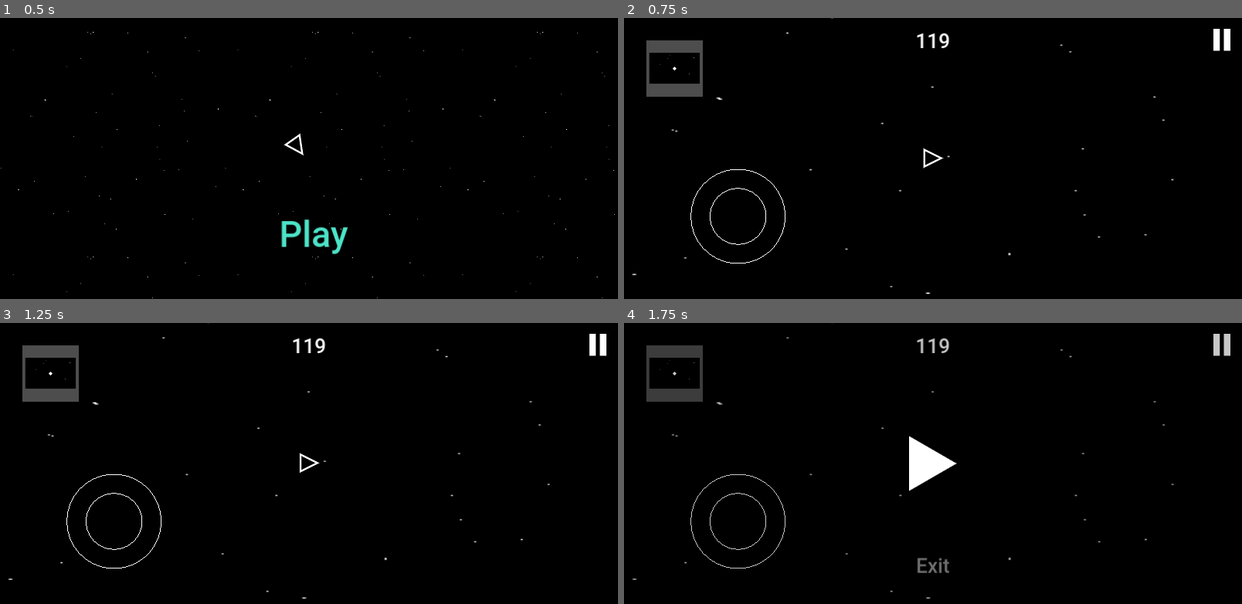
Above: before the commit, frames 1-4 (two rows, left to right).
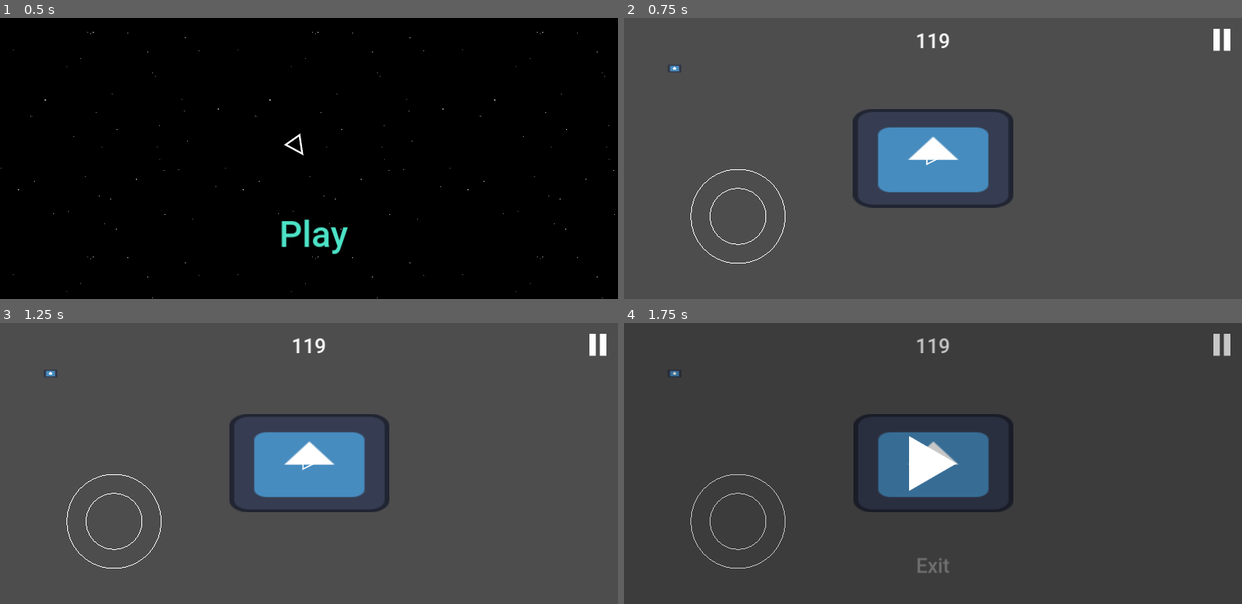
Above: after the commit, the same moments.

Repository: Ryu204/name-later
Game: Godot game, scene res://Layouts/index.tscn
The game is run twice, just before and just after one commit, with the same random seed, the same clock (stepped at 60 frames per second) and the same inputs. The engine's default icon, where the game draws it, is replaced by a stand-in: a white triangle on a blue panel in a dark square.
Inputs (mouse positions are in pixels of both pictures, inside the frame that each line leads up to):
- Up to frame 1 (0.5 s): no input
- Up to frame 2 (0.75 s): click "Play" at 0.5 s
- Up to frame 3 (1.25 s): no input
- Up to frame 4 (1.75 s): click (1223, 345) at 1.25 s

Frame 1 is identical in both runs. In frame 2, 99% of the frame differs, in the area x 0-100%, y 0-100%; in frame 3, 99%; in frame 4, 98%.

Commit message:
Separate leader and underling drones

Diff:
--- a/Components/Enemies/drone.gd
+++ b/Components/Enemies/drone.gd
@@ -8,8 +8,14 @@
 @export_group('Stats')
 @export var underlings_row_count = 3
 @export var spacing_ratio = 1.5
+# Leader attributes
 var _is_leader = true
 var _drone_holder: Node
+var _underlings: Array[Drone] = []
+# Underlings attributes
+var _leader: Drone = self
+
+const LEADER_COLOR = Color("#ff8a00")
 
 func _ready() -> void:
 	super()
@@ -21,18 +27,22 @@
 		Vector2(-width / 2.0, 0.0),
 	]))
 	if _is_leader:
-		shape.color = Color("#ff8a00")
+		shape.color = LEADER_COLOR
 		_spawn_underlings()
+		destroyed.connect(_select_new_leader)
 
 func initialize(drone_holder: Node) -> void:
 	_drone_holder = drone_holder
 
-func update(_delta: float, player_pos: Vector2, _player_vel: Vector2) -> void:
+func update(delta: float, player_pos: Vector2, _player_vel: Vector2) -> void:
 	if _is_leader:
+		shape.color = shape.color.lerp(LEADER_COLOR, 0.2 * delta)
 		shape.control_direction = player_pos - shape.global_position
+		for underling in _underlings:
+			underling.update(delta, player_pos, _player_vel)
 		return
 	# As underlyings
-	# Do simple boid movements
+	shape.control_direction = _leader.shape.control_direction
 
 func _spawn_underlings() -> void:
 	var spacing = spacing_ratio * Vector2(width, height)
@@ -52,5 +62,33 @@
 	var underling = preload(Constants.SCENE_DRONE).instantiate() as Drone
 	underling.global_position = global_position + offset
 	underling._is_leader = false
+	underling._leader = self
 	assert(is_instance_valid(_drone_holder), 'Have you set the drone holder?')
 	_drone_holder.add_child(underling)
+	_underlings.append(underling)
+	underling.destroyed.connect(func():
+		if not underling._is_leader:
+			underling._leader._on_underlying_destroyed(underling)
+	)
+
+func _select_new_leader() -> void:
+	if _underlings.is_empty(): return
+
+	var new_leader = _underlings[randi() % _underlings.size()]
+	_underlings.erase(new_leader)
+	new_leader._is_leader = true
+	new_leader._drone_holder = _drone_holder
+	new_leader._underlings = _underlings
+	new_leader._leader = new_leader
+	new_leader.reparent(get_parent())
+
+	for underling in _underlings:
+		underling._leader = new_leader
+
+	if new_leader.shape.is_queued_for_destroy():
+		new_leader._select_new_leader()
+	else:
+		new_leader.destroyed.connect(new_leader._select_new_leader)
+
+func _on_underlying_destroyed(node: Drone) -> void:
+	_underlings.erase(node)
--- a/Components/Enemies/drone.tscn
+++ b/Components/Enemies/drone.tscn
@@ -10,5 +10,5 @@
 
 [node name="Shape" parent="." instance=ExtResource("2_odm6d")]
 color = Color(1, 0.898039, 0, 1)
-force = 300.0
+force = 100.0
 damping = 0.3
--- a/Components/shape.gd
+++ b/Components/shape.gd
@@ -94,5 +94,8 @@
 
 	color.a = 0
 
+func is_queued_for_destroy() -> bool:
+	return _is_queued_destroy
+
 func _draw() -> void:
 	draw_polyline(_vertices_pos, color, width, true)
--- a/Components/shape.tscn
+++ b/Components/shape.tscn
@@ -12,4 +12,4 @@
 [node name="MinimapElement" type="Node2D" parent="."]
 visibility_layer = 2
 script = ExtResource("2_3rmpf")
-size = 40.0
+size = 45.0
--- a/Layouts/game.tscn
+++ b/Layouts/game.tscn
@@ -4,9 +4,9 @@
 [ext_resource type="Script" path="res://Layouts/game.gd" id="1_pwcpb"]
 [ext_resource type="Theme" uid="uid://bc40efy8a55jg" path="res://Themes/main.tres" id="2_yl7tb"]
 [ext_resource type="PackedScene" uid="uid://bit1yaadtv7i" path="res://Components/joystick.tscn" id="3_vmjwi"]
-[ext_resource type="Texture2D" uid="uid://csnksmmsbhq5c" path="res://Textures/background.png" id="4_a4tjm"]
 [ext_resource type="Script" path="res://Scripts/minimap.gd" id="5_2eeet"]
 [ext_resource type="PackedScene" uid="uid://d15dv55or5iyv" path="res://Components/Player/player.tscn" id="6_klyhy"]
+[ext_resource type="Texture2D" uid="uid://bw7w3dar1p84b" path="res://icon.svg" id="6_wk8vg"]
 [ext_resource type="PackedScene" uid="uid://dcgisaekr00fh" path="res://Components/Manager/enemy_manager.tscn" id="7_qbvme"]
 [ext_resource type="PackedScene" uid="uid://vyxt354l20i1" path="res://Components/Manager/environment_manager.tscn" id="8_sisi1"]
 
@@ -63,13 +63,14 @@
 script = ExtResource("5_2eeet")
 main_camera = NodePath("../../../Camera2D")
 map_camera = NodePath("Camera2D")
-zoom = 1.3
+zoom = 0.9
 
 [node name="Camera2D" type="Camera2D" parent="CanvasLayer/SubViewportContainer/SubViewport"]
 
 [node name="Sprite2D" type="Sprite2D" parent="."]
 scale = Vector2(3.1875, 1.96115)
-texture = ExtResource("4_a4tjm")
+texture = ExtResource("6_wk8vg")
+region_rect = Rect2(74, 0, 326, 400)
 
 [node name="EnemySpawner" parent="." node_paths=PackedStringArray("player") instance=ExtResource("7_qbvme")]
 player = NodePath("../Player")
@@ -80,6 +81,7 @@
 [node name="Player" parent="." instance=ExtResource("6_klyhy")]
 
 [node name="Camera2D" type="Camera2D" parent="."]
+zoom = Vector2(0.7, 0.7)
 process_callback = 0
 position_smoothing_enabled = true
 
--- a/Scripts/minimap.gd
+++ b/Scripts/minimap.gd
@@ -7,11 +7,13 @@
 @export var zoom = 1.0
 
 func _ready() -> void:
-	var vp = App.get_global_viewport(self)
+	var vp = main_camera.get_viewport()
+	#var aspect = Vector2(
+		#get_visible_rect().size.x / vp.get_visible_rect().size.x,
+		#get_visible_rect().size.y / vp.get_visible_rect().size.y
+	#)
+	var aspect = get_visible_rect().size / vp.get_visible_rect().size * main_camera.zoom * zoom
+	var real_zoom = min(aspect.x, aspect.y)
+
+	map_camera.zoom = Vector2(real_zoom, real_zoom)
 	world_2d = vp.world_2d
-	var aspect = Vector2(
-		get_visible_rect().size.x / vp.get_visible_rect().size.x,
-		get_visible_rect().size.x / vp.get_visible_rect().size.x
-	)
-	var real_zoom = max(aspect.x, aspect.y) / zoom
-	map_camera.zoom = Vector2(real_zoom, real_zoom)
Not shown, changed: export_presets.cfg
